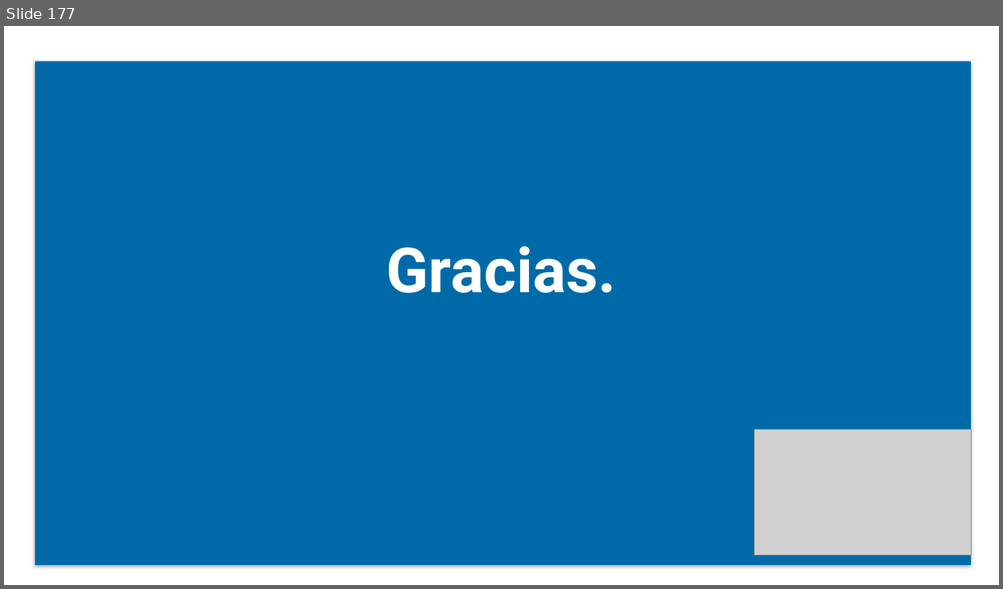
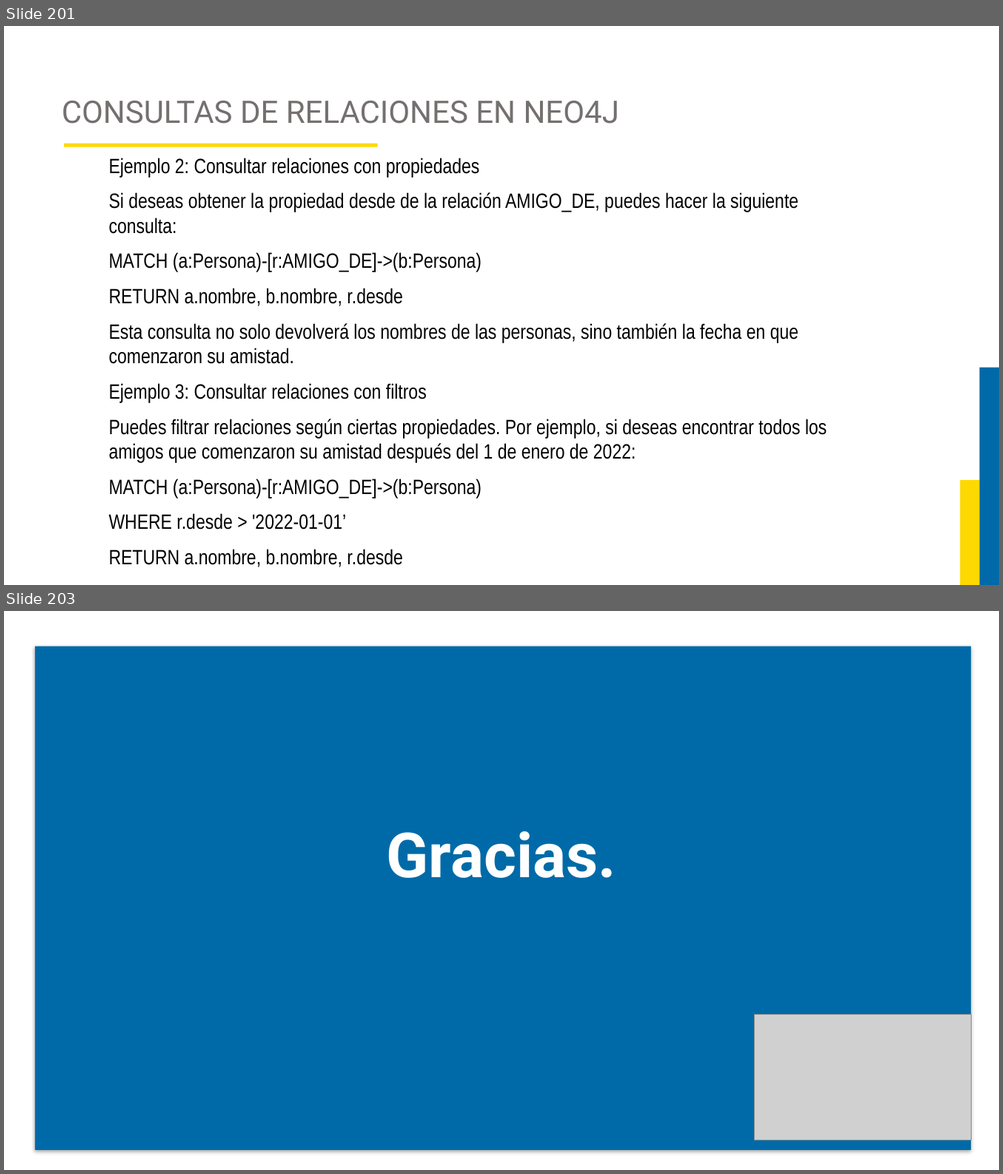
Before and after one commit to JorgeAlejandroAguirreGutierrez/proyecto-luis, a slide deck: Curso Base de Datos 2/DIAPOSITIVAS BASES DE DATOS 2.pptx. Shown one above the other, each under a label of ours: slide 177 before the commit, slides 201 and 203 after it; the slides between them are not shown. The pictures are 1003x589 and 1003x1174 pixels, drawn with LibreOffice and Linux fonts; fonts in the diff are those of the drawing; grey boxes stand for pictures; background and template pictures are left out. Boxes give left, top, right and bottom in pixels: in the first picture for what was removed or moved away, otherwise in the second. Text is boxed around its words. In the diff, an @@ line names an element or a change of style, - is before the commit and + after.

```diff
--- a/Curso Base de Datos 2/DIAPOSITIVAS BASES DE DATOS 2.pptx
+++ b/Curso Base de Datos 2/DIAPOSITIVAS BASES DE DATOS 2.pptx
@@ slide 201 added at [4, 26, 999, 585], background #FFFFFF @@
@@ title added at [62, 101, 619, 124], 30 pt, text #757070 @@
+CONSULTAS DE RELACIONES EN NEO4J
@@ rectangle added at [64, 143, 377, 147], fill #FDD901 @@
@@ text added at [109, 158, 826, 568], 20 pt, text #000000 @@
+Ejemplo 2: Consultar relaciones con propiedades
+Si deseas obtener la propiedad desde de la relación AMIGO_DE, puedes hacer la siguiente consulta:
+MATCH (a:Persona)-[r:AMIGO_DE]->(b:Persona)
+RETURN a.nombre, b.nombre, r.desde
+Esta consulta no solo devolverá los nombres de las personas, sino también la fecha en que comenzaron su amistad.
+Ejemplo 3: Consultar relaciones con filtros
+Puedes filtrar relaciones según ciertas propiedades. Por ejemplo, si deseas encontrar todos los amigos que comenzaron su amistad después del 1 de enero de 2022:
+MATCH (a:Persona)-[r:AMIGO_DE]->(b:Persona)
+WHERE r.desde > '2022-01-01’
+RETURN a.nombre, b.nombre, r.desde
@@ rectangle added at [979, 368, 999, 585], fill #006AA8 @@
@@ rectangle added at [960, 480, 979, 585], fill #FDD901 @@
@@ what was slide 177 is now slide 203 @@
```
Also in this commit, not shown: 2 slides changed, 26 other slides added, 1 slide removed, 14 other files.
